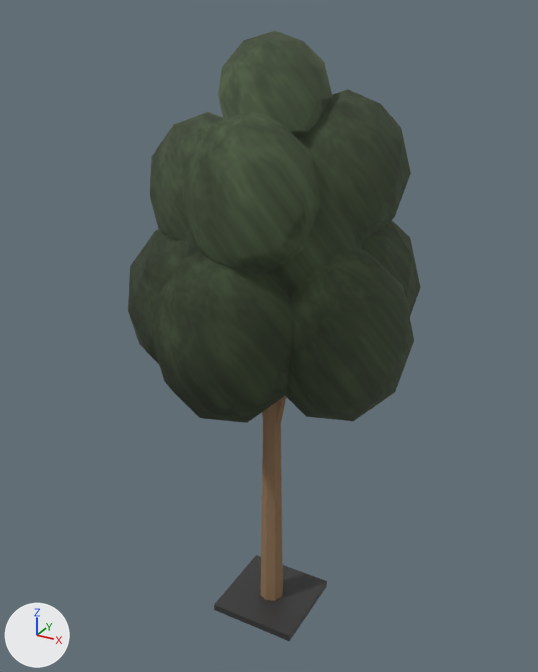
The FBX model unity/Assets/Models/Paths/p304/tree.fbx: old version first, new version second.
Both versions are drawn from a camera (50 mm lens) standing at (2.85, -5.23, 5.55) and looking at (-0.07, 0.06, 2.9). Every picture has the same lights, and +X, +Y and +Z are marked at lower left. The first picture is the older version. Where no turn or scale is listed for an object, it has been applied to the vertices.

In view in the first picture: 'tree.006'.
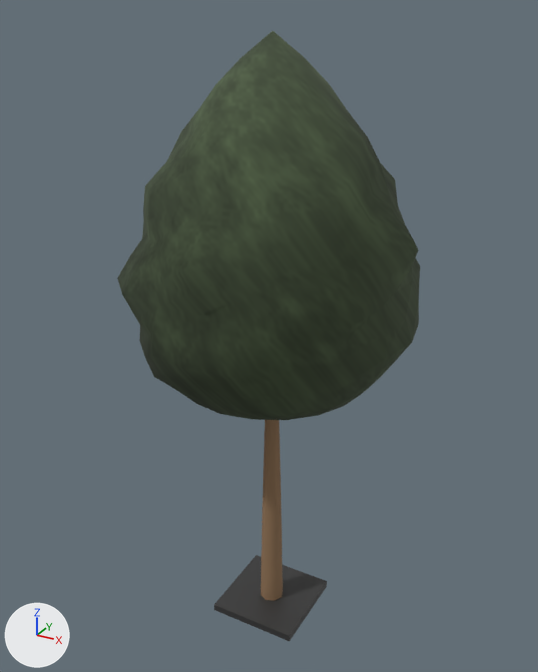
Changed parts and their boxes [x1, y1, x2, y2] in the pictures (538 x 672 px):
'tree.006', reshaped: before [128, 30, 421, 641]; after [117, 31, 420, 641]
part 1 of me_p304_tree, rebuilt: before [186, 134, 363, 293]; after [117, 31, 420, 420]
part 2 of me_p304_tree, rebuilt: before [260, 402, 283, 601]; after [261, 420, 283, 601]
part 3 of me_p304_tree, deleted (green): before [183, 111, 321, 275]
part 4 of me_p304_tree, deleted: before [305, 89, 411, 241]
part 5 of me_p304_tree, built on (green): before [128, 30, 421, 426]

The change, as a diff of the scene's bpy script:
```diff
--- a/unity/Assets/Models/Paths/p304/tree.fbx.py
+++ b/unity/Assets/Models/Paths/p304/tree.fbx.py
@@ me_p304_tree @@
 # used by ob_tree_006; location = (0.0, 0.0, 0.0)
-me_p304_tree.from_pydata(...)  # 522 vertices, 920 faces; spans x -1.25..1.25, y -1.25..1.25, z 0.0..5.4
+me_p304_tree.from_pydata(...)  # 390 vertices, 392 faces; spans x -1.25..1.25, y -1.25..1.25, z 0.0..5.4
+# me_p304_tree part 1: the loose piece of 42 vertices spanning x -0.74..0.73, y -0.72..0.8, z 2.64..4.87 is rebuilt with 302 vertices and now spans x -1.25..1.25, y -1.25..1.25, z 2.4..5.4
+# me_p304_tree part 2: the loose piece of 16 vertices spanning x -0.12..0.12, y -0.12..0.12, z 0.04..2.7 is rebuilt with 32 vertices and now spans x -0.12..0.12, y -0.12..0.12, z 0.0..3.84
+# me_p304_tree part 3: the loose piece of 42 vertices spanning x -0.41..0.59, y -1.02..0.01, z 3.65..4.89 is deleted
+# me_p304_tree part 4: the loose piece of 42 vertices spanning x -0.02..0.98, y -0.2..0.83, z 3.74..4.98 is deleted
+# me_p304_tree part 5: 372 vertices removed from x -1.25..1.25, y -1.25..1.25, z 1.89..5.4; 48 vertices added at x -0.67..0.67, y -0.67..0.67, z 2.26..3.49
 me_p304_tree.materials.append(mat_path_metal)
```
